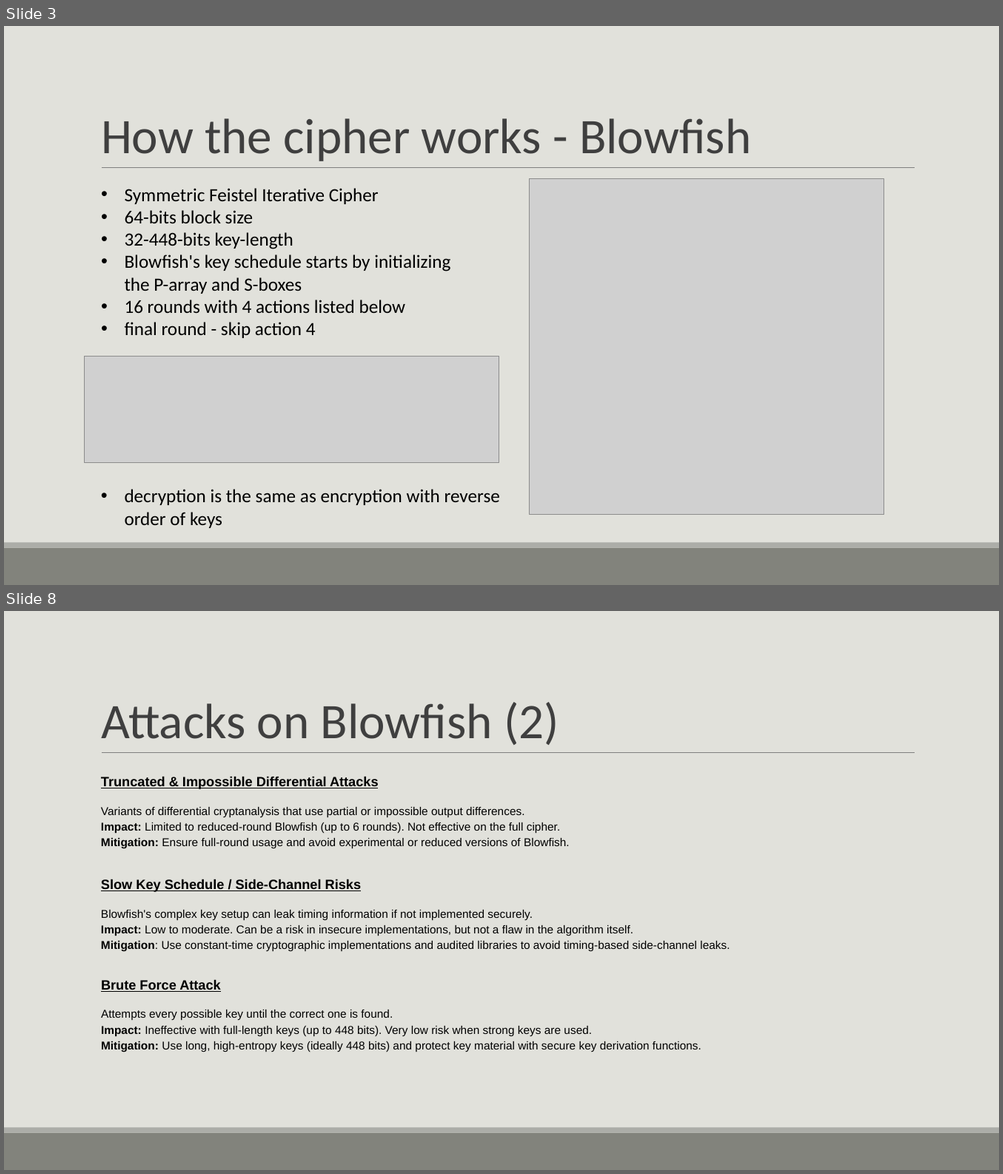
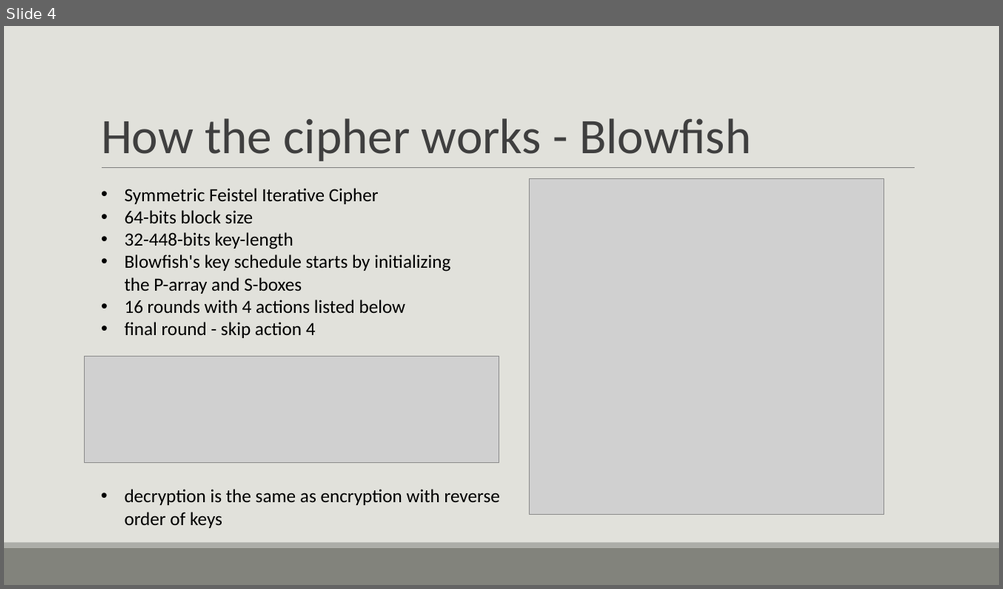
Before and after one commit to ShlomiFridman/CryptoProject2025, a slide deck: CryptoPresentation.pptx. Shown one above the other, each under a label of ours: slides 3 and 8 before the commit, slide 4 after it; the slides between them are not shown. The pictures are 1003x1174 and 1003x589 pixels, drawn with LibreOffice and Linux fonts; fonts in the diff are those of the drawing; grey boxes stand for pictures. Boxes give left, top, right and bottom in pixels: in the first picture for what was removed or moved away, otherwise in the second. Text is boxed around its words. In the diff, an @@ line names an element or a change of style, - is before the commit and + after.

```diff
--- a/CryptoPresentation.pptx
+++ b/CryptoPresentation.pptx
@@ slide 8 removed at [4,611,999,1170], background #E1E1DB; not listed: 3 template elements that a slide beside it also shows @@
@@ title removed at [101,702,559,745] @@
-Attacks on Blowfish (2)
@@ text removed at [101,776,569,849] @@
-Truncated & Impossible Differential Attacks
-Variants of differential cryptanalysis that use partial or impossible output differences.
-Impact: Limited to reduced-round Blowfish (up to 6 rounds). Not effective on the full cipher.
-Mitigation: Ensure full-round usage and avoid experimental or reduced versions of Blowfish.
@@ text removed at [101,879,729,952] @@
-Slow Key Schedule / Side-Channel Risks
-Blowfish's complex key setup can leak timing information if not implemented securely.
-Impact: Low to moderate. Can be a risk in insecure implementations, but not a flaw in the algorithm itself.
-Mitigation: Use constant-time cryptographic implementations and audited libraries to avoid timing-based side-channel leaks.
@@ text removed at [101,980,701,1052] @@
-Brute Force Attack
-Attempts every possible key until the correct one is found.
-Impact: Ineffective with full-length keys (up to 448 bits). Very low risk when strong keys are used.
-Mitigation: Use long, high-entropy keys (ideally 448 bits) and protect key material with secure key derivation functions.
@@ what was slide 3 is now slide 4 @@
```
Also in this commit, not shown: 8 slides changed, 2 slides added, 14 other slides removed, 3 other files.
